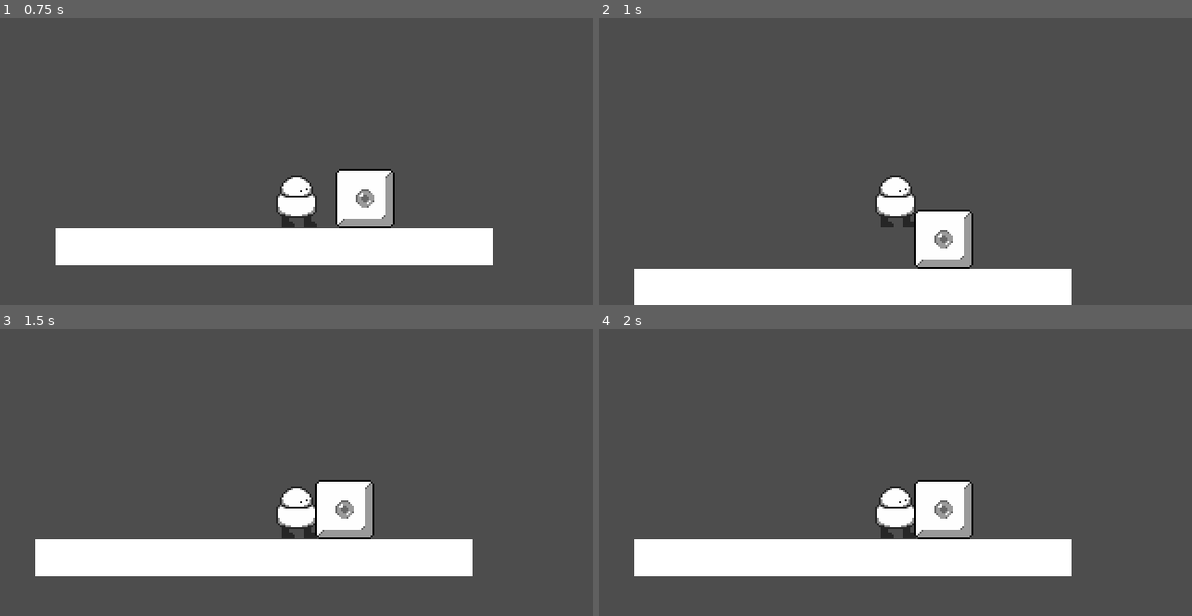
Above: before the commit, frames 1-4 (two rows, left to right).
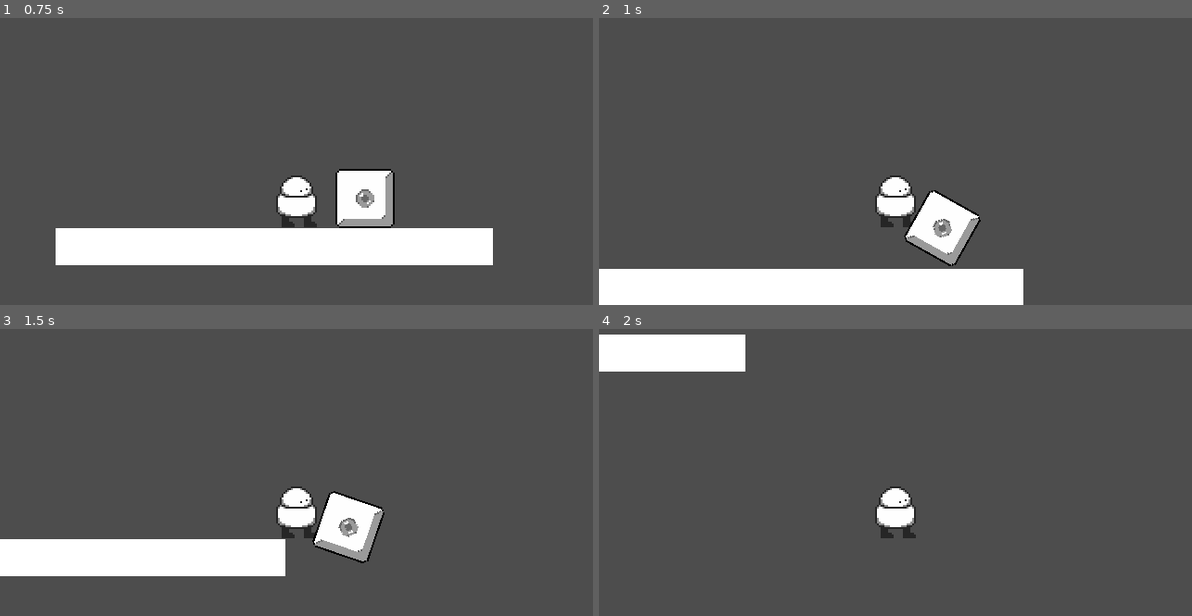
Above: after the commit, the same moments.

Repository: Edmund-Prescott/Insane-O-Odyssey
Game: Godot game, scene res://level scenes/dungeons_1.tscn
Same seed, same stepped clock (60 frames per second), same inputs: the game is played once before the commit and once after it.
Inputs:
- Up to frame 1 (0.75 s): hold Right (Right) from 0.53 s (still down)
- Up to frame 2 (1 s): keep holding Right (Right); tap Space (Jump) at 0.77 s
- Up to frame 3 (1.5 s): keep holding Right (Right)
- Up to frame 4 (2 s): keep holding Right (Right); tap Space (Jump) at 1.52 s

Frame 1 is identical in both runs. In frame 2, 3.5% of the frame differs, in the area x 0-80%, y 60-100%; in frame 3, 6.2%; in frame 4, 15%, in the area x 0-80%, y 1-87%.

Commit message:
collisions

Diff:
--- a/game/player.tscn
+++ b/game/player.tscn
@@ -7,8 +7,7 @@
 size = Vector2(20, 28)
 
 [node name="player" type="CharacterBody2D"]
-collision_layer = 0
-collision_mask = 3
+collision_layer = 2
 script = ExtResource("1_px0sb")
 
 [node name="Sprite2D" type="Sprite2D" parent="."]
--- a/game/push_block.tscn
+++ b/game/push_block.tscn
@@ -7,7 +7,8 @@
 size = Vector2(32, 32)
 
 [node name="push_block" type="RigidBody2D"]
-collision_layer = 2
+collision_layer = 0
+collision_mask = 3
 script = ExtResource("1_o4xi6")
 
 [node name="Sprite2D" type="Sprite2D" parent="."]
